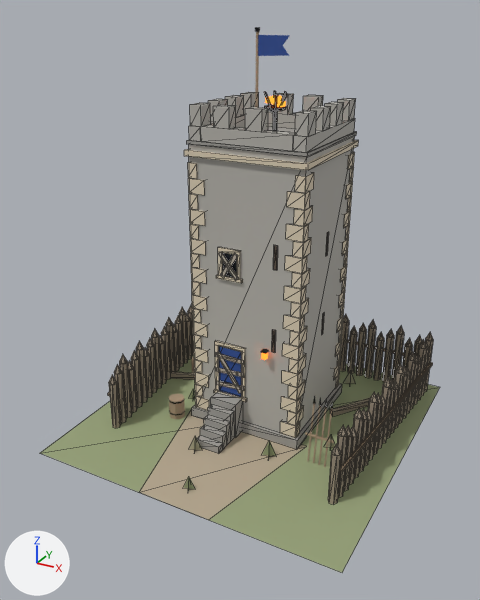
An edit to the glTF model game/assets/modelle/umland/wachturm.glb, drawn before and after from the same camera.
Rendered twice from a camera (50 mm lens) standing at (10.5, -20.4, 15.3) and looking at (-0.2, -1.0, 5.6). Lighting does not change. The marker at lower left points along +X, +Y and +Z. The older version comes first. Mesh edges are drawn as thin lines on the coarser meshes. Vertices at exactly the same position are counted once.

Objects in the first picture: 'Arbeit', 'Fahne', 'Haus', 'Leerstand'.
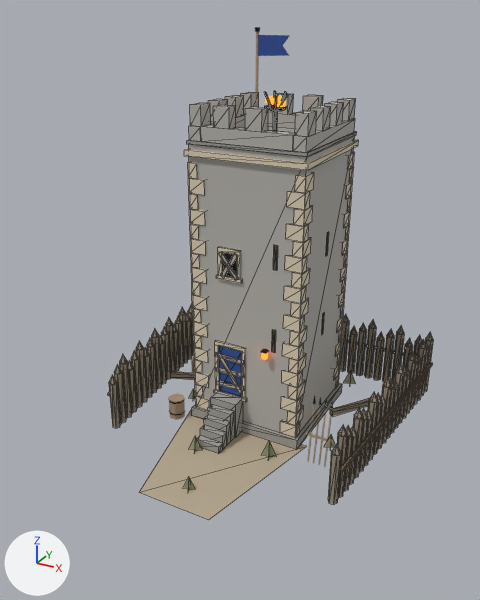
What differs and where, as boxes [x1, y1, x2, y2] in the pictures (480 x 600 px):
'Haus', reshaped (19% narrower, 11% shorter): before [40, 91, 440, 573]; after [108, 91, 433, 520]
part 1 of me_haus, deleted (green): before [40, 355, 440, 573]

What the commit changed:
me_haus is used by ob_haus; location (0.0, 0.0, 0.0).
me_haus had 2275 vertices, 2486 faces and spanned x -6.0..6.0, y -6.0..6.0, z 0.0..12.62.
me_haus now has 2271 vertices, 2484 faces and spans x -5.68..5.68, y -6.0..5.68, z 0.0..12.62.
me_haus part 1: the loose piece of 4 vertices spanning x -6.0..6.0, y -6.0..6.0, z 0.01 is deleted.
